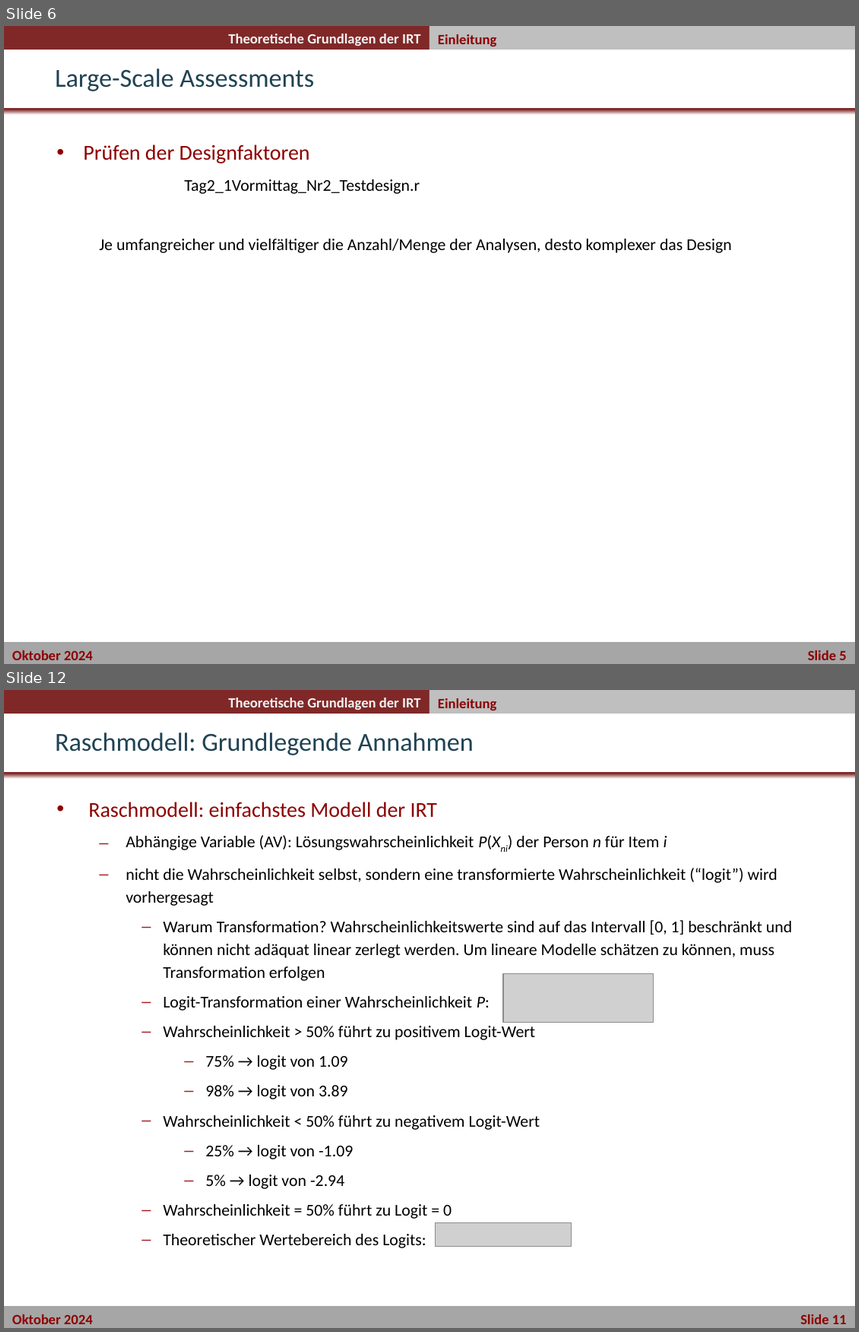
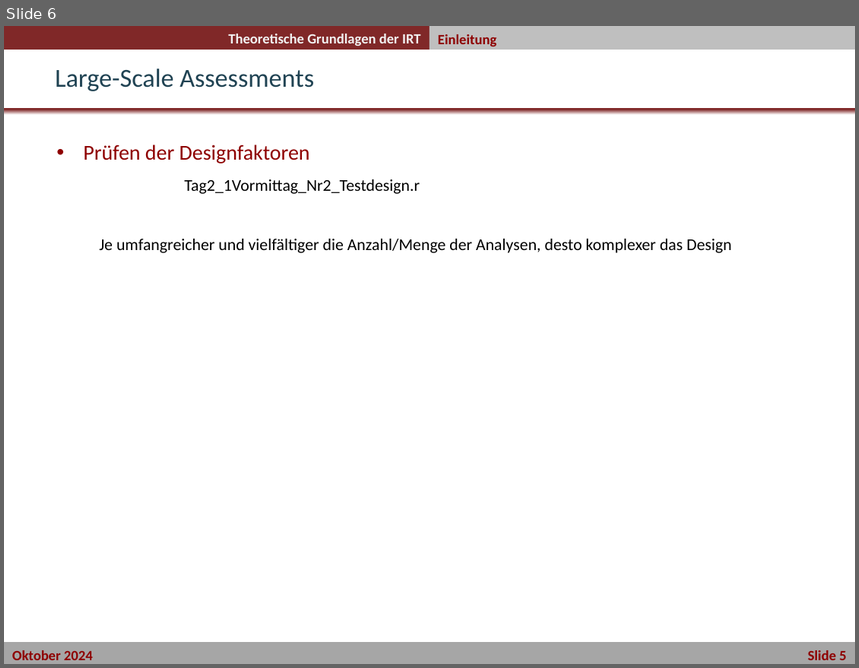
Before and after one commit to nickhaf/IRT_workshop, a slide deck: slides/Tag2_1Vormittag_Nr2_Testdesigns/Testdesigns.pptx. Shown one above the other, each under a label of ours: slides 6 and 12 before the commit, slide 6 after it; the slides between them are not shown. The pictures are 859x1332 and 859x668 pixels, drawn with LibreOffice and Linux fonts; fonts in the diff are those of the drawing; grey boxes stand for pictures; background and template pictures are left out. Boxes give left, top, right and bottom in pixels: in the first picture for what was removed or moved away, otherwise in the second. Text is boxed around its words. In the diff, an @@ line names an element or a change of style, - is before the commit and + after.

```diff
--- a/slides/Tag2_1Vormittag_Nr2_Testdesigns/Testdesigns.pptx
+++ b/slides/Tag2_1Vormittag_Nr2_Testdesigns/Testdesigns.pptx
@@ slide 12 removed at bbox=[4, 690, 855, 1328], background #FFFFFF; not listed: 5 template elements that a slide beside it also shows @@
@@ text removed at bbox=[438, 698, 496, 711] @@
-Einleitung
@@ title removed at bbox=[55, 733, 474, 755] @@
-Raschmodell: Grundlegende Annahmen
@@ text removed at bbox=[88, 802, 792, 1249] @@
-• Raschmodell: einfachstes Modell der IRT
-  – Abhängige Variable (AV): Lösungswahrscheinlichkeit P(Xni) der Person n für Item i
-  – nicht die Wahrscheinlichkeit selbst, sondern eine transformierte Wahrscheinlichkeit (“logit”) wird vorhergesagt
-    – Warum Transformation? Wahrscheinlichkeitswerte sind auf das Intervall [0, 1] beschränkt und können nicht adäquat linear zerlegt werden. Um lineare Modelle schätzen zu können, muss Transformation erfolgen
-    – Logit-Transformation einer Wahrscheinlichkeit P:
-    – Wahrscheinlichkeit > 50% führt zu positivem Logit-Wert
-      – 75% → logit von 1.09
-      – 98% → logit von 3.89
-    – Wahrscheinlichkeit < 50% führt zu negativem Logit-Wert
-      – 25% → logit von -1.09
-      – 5% → logit von -2.94
-    – Wahrscheinlichkeit = 50% führt zu Logit = 0
-    – Theoretischer Wertebereich des Logits:
@@ picture removed at bbox=[503, 974, 655, 1023] @@
@@ picture removed at bbox=[436, 1223, 572, 1246] @@
```
Also in this commit, not shown: 1 slide changed, 11 other slides removed, 10 other files.
